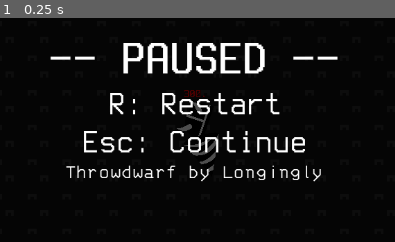
Above: before the commit, frame 1.
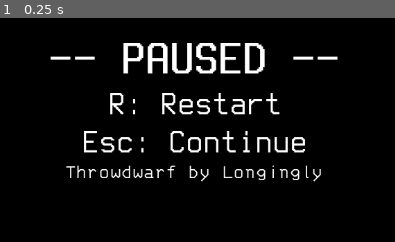
Above: after the commit, the same moment.

Repository: StaringLongingly/Throwdwarf
Game: Godot game, scene res://Game.tscn
Two runs of this game, one before a commit and one after it. Both use one fixed random seed, a clock stepped at 60 frames per second and the inputs below.
Inputs:
- Up to frame 1 (0.25 s): no input
The pictures show only the part of the screen within x 25-75%, y 28-78%; the shares and areas given below are measured in that part.

The runs differ from the first frame. In frame 1, 0.6% of the frame differs, in the area x 44-56%, y 32-69%.

Commit message:
Trying to fix the broken web build

Diff:
--- a/Game.tscn
+++ b/Game.tscn
@@ -134,7 +134,6 @@
 
 [sub_resource type="ShaderMaterial" id="ShaderMaterial_bpy46"]
 shader = ExtResource("40_keprr")
-shader_parameter/lod = 2.0
 shader_parameter/black = 0.3
 
 [sub_resource type="RectangleShape2D" id="RectangleShape2D_68dla"]
--- a/scripts/pause_menu.gd
+++ b/scripts/pause_menu.gd
@@ -42,7 +42,6 @@
 		LodProgress = clamp(LodProgress - delta / animationTime, 0, 1)
 	var LodProgressEased: float = clamp(ease(LodProgress, 0.6), 0, 1)
 
-	rectangle.material.set_shader_parameter("lod", cachedLod * 0)
 	rectangle.material.set_shader_parameter("black", lerp(1.0, cachedBlack, LodProgressEased))
 
 # Function to reset shader parameters and cached variables
--- a/shaders/PauseRectangle.gdshader
+++ b/shaders/PauseRectangle.gdshader
@@ -1,12 +1,8 @@
 shader_type canvas_item;
-
-uniform float lod: hint_range(0.0, 5) = 2;
 uniform float black = 0.5;
-uniform sampler2D SCREEN_TEXTURE : hint_screen_texture, filter_linear_mipmap;
 
 void fragment() {
-	vec4 color = texture(SCREEN_TEXTURE, SCREEN_UV, lod);
-	COLOR = color * vec4(black, black, black, 1);
+	COLOR = COLOR * vec4(black, black, black, 1);
 	// Called for every pixel the material is visible on.
 }
 
